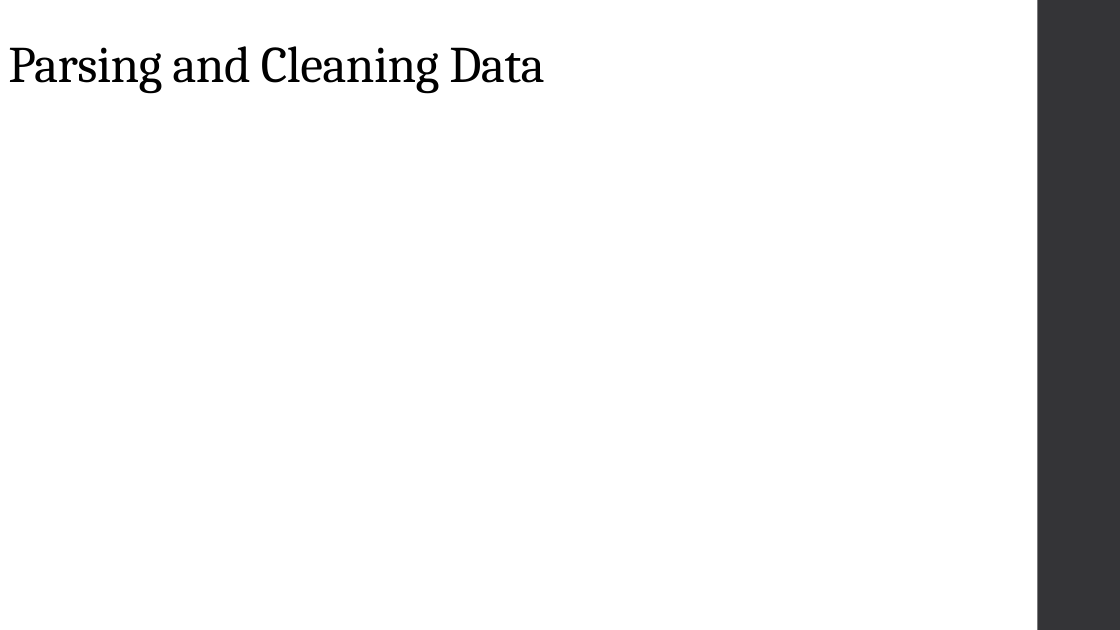
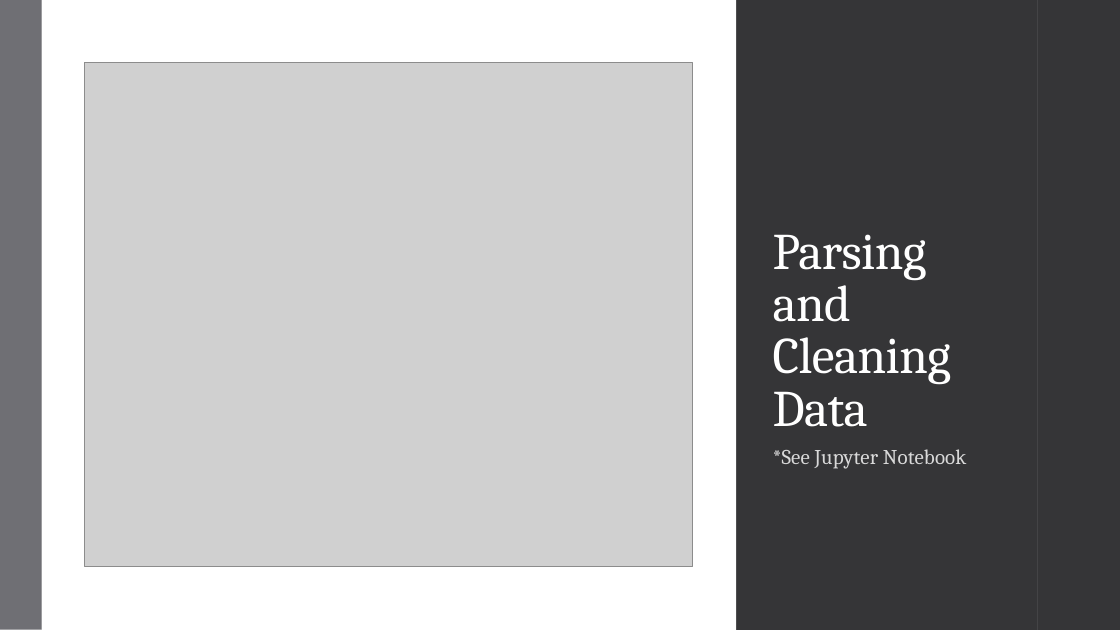
Before and after one commit to wtcarnes/Project-7-, a slide deck: slide 4 of Digging into the DEA.pptx. Drawn at 1120x630 pixels with LibreOffice and Linux fonts; fonts in the diff are those of the drawing; grey boxes stand for pictures. Boxes give left, top, right and bottom in pixels: in the first picture for what was removed or moved away, otherwise in the second. Text is boxed around its words. In the diff, an @@ line names an element or a change of style, - is before the commit and + after.

```diff
--- a/Digging into the DEA.pptx
+++ b/Digging into the DEA.pptx
@@ rectangle added at (x1=0, y1=0, x2=42, y2=630), fill #6F6F74 @@
@@ rectangle added at (x1=41, y1=0, x2=736, y2=630), fill #FFFFFF @@
@@ rectangle added at (x1=42, y1=0, x2=1038, y2=630), fill #353537 @@
@@ rectangle added at (x1=1038, y1=0, x2=1120, y2=630), fill #353537 @@
@@ picture added at (x1=85, y1=62, x2=693, y2=567) @@
@@ title "Parsing and Cleaning Data" moved from (x1=8, y1=46, x2=544, y2=94) to (x1=773, y1=234, x2=951, y2=427) @@
@@ title "Parsing and Cleaning Data" at (x1=773, y1=234, x2=951, y2=427): text colour #000000 to #FFFFFF; line spacing 0.9 to 0.85 @@
@@ text added at (x1=773, y1=449, x2=966, y2=469), 18 pt, text #D9D9D9 @@
+*See Jupyter Notebook
```
Also in this commit, not shown: 2 other slides changed, 1 slide added.
